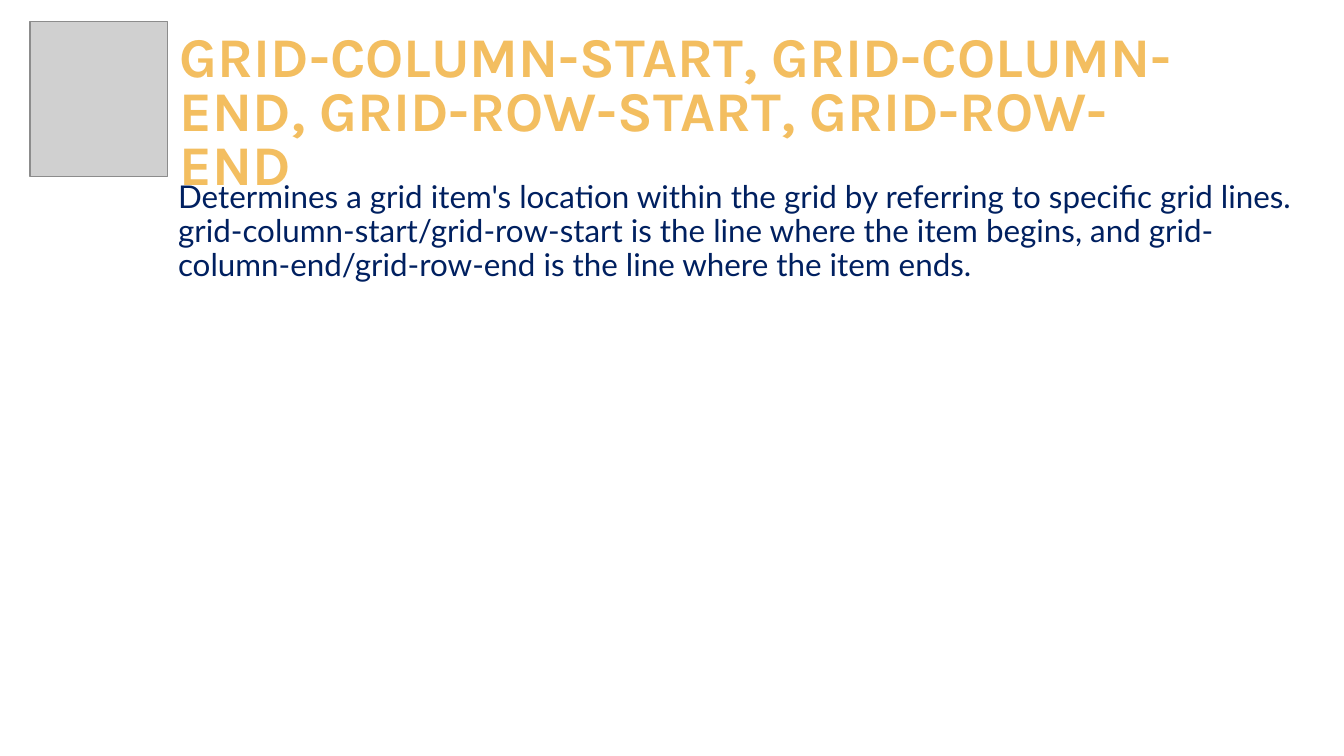
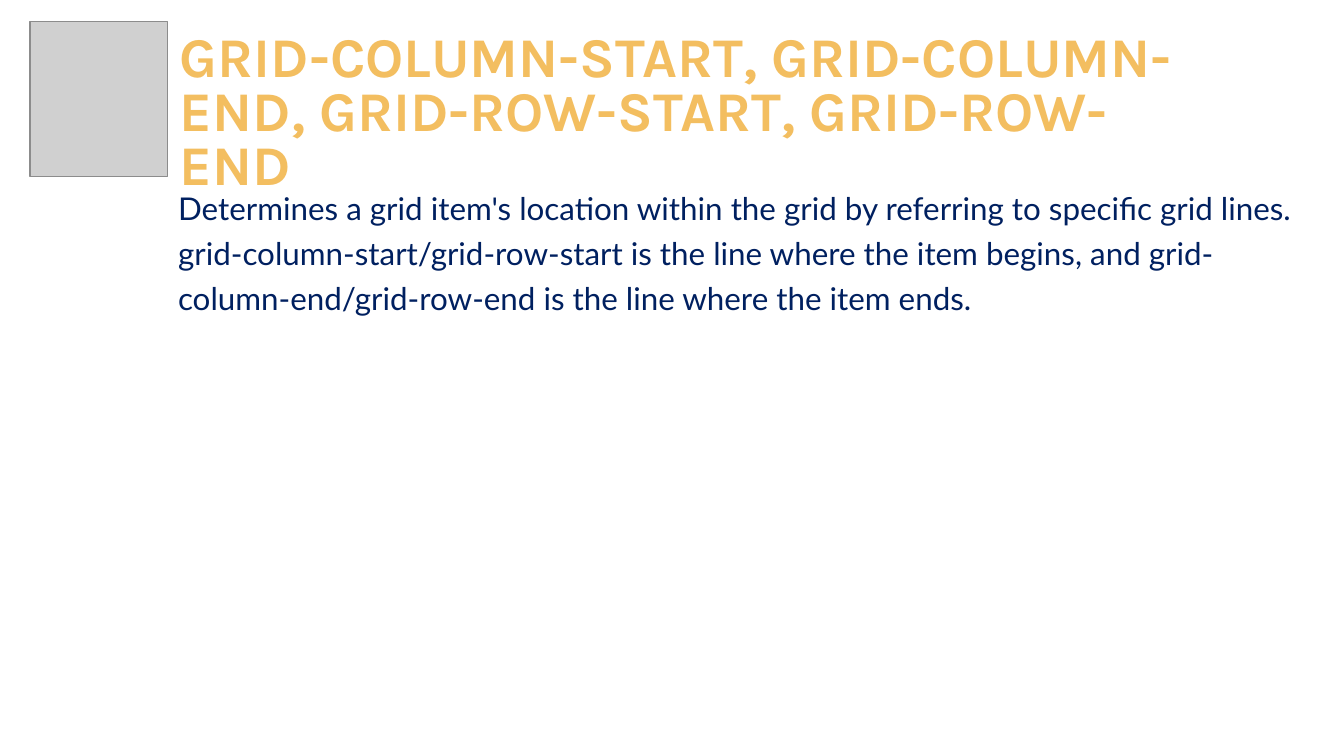
Before and after one commit to pirocorp/CSS-Advanced, a slide deck: slide 32 of 05. CSS Grid/05. CSS Grid - Introduction.pptx. Drawn at 1344x756 pixels with LibreOffice and Linux fonts; fonts in the diff are those of the drawing; grey boxes stand for pictures; background and template pictures are left out. Boxes give left, top, right and bottom in pixels: in the first picture for what was removed or moved away, otherwise in the second. Text is boxed around its words. In the diff, an @@ line names an element or a change of style, - is before the commit and + after.

Commit message:
Grid

```diff
--- a/05. CSS Grid/05. CSS Grid - Introduction.pptx
+++ b/05. CSS Grid/05. CSS Grid - Introduction.pptx
@@ text "Determines a grid item's location ..." at <box>178,197,1291,316</box>: line spacing 0.9 to 1.2 @@
```
Also in this commit, not shown: 5 other slides changed.
